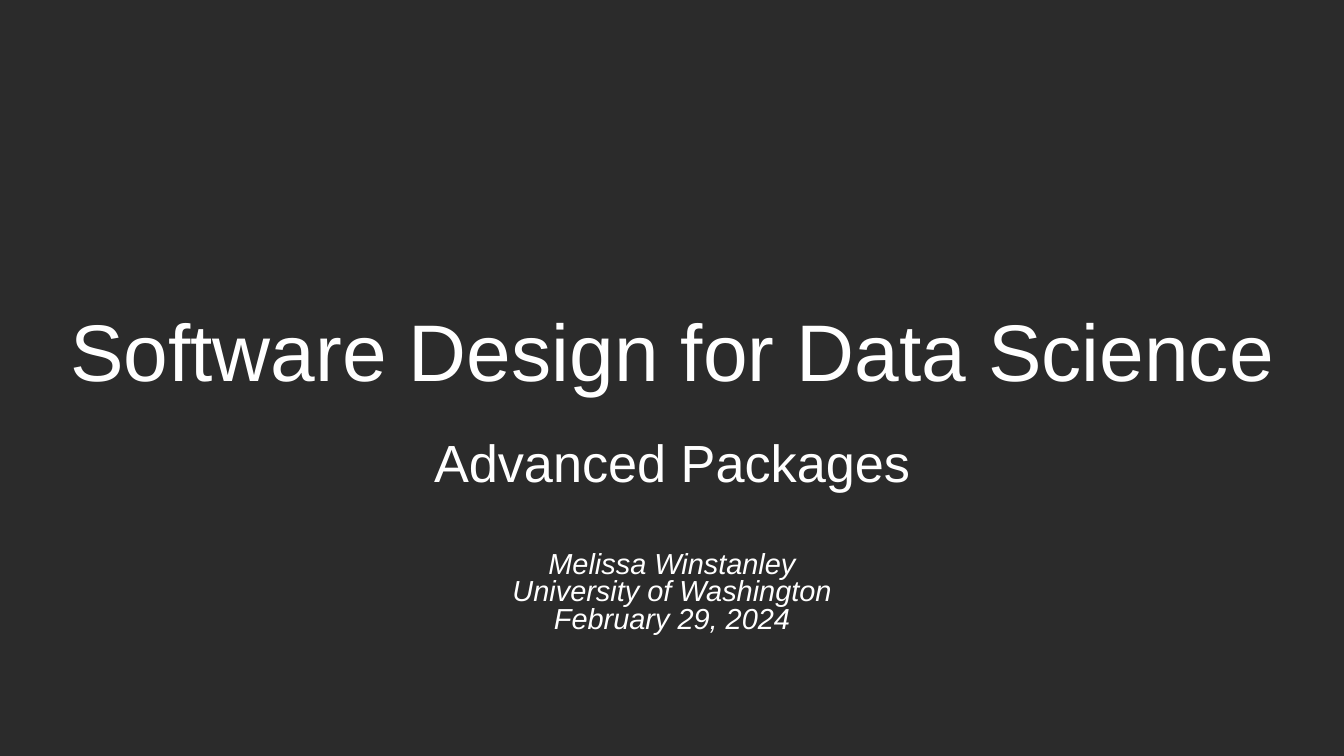
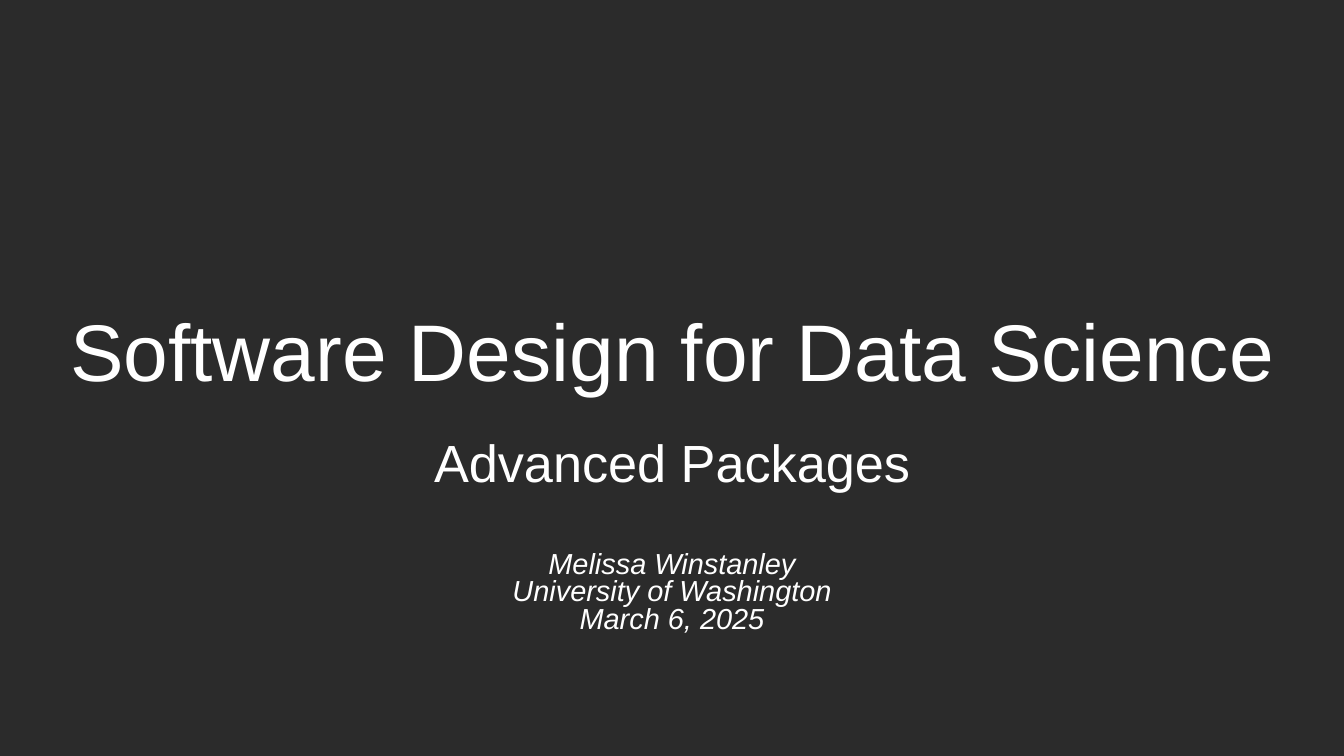
Before and after one commit to UWDATA515/lecture-materials, a slide deck: slide 1 of 09/DATA515_09_Packages.pptx. Drawn at 1344x756 pixels with LibreOffice and Linux fonts; fonts in the diff are those of the drawing; background and template pictures are left out; a plain dark background stands for a picture behind light text. Boxes give left, top, right and bottom in pixels: in the first picture for what was removed or moved away, otherwise in the second. Text is boxed around its words. In the diff, an @@ line names an element or a change of style, - is before the commit and + after.

```diff
--- a/09/DATA515_09_Packages.pptx
+++ b/09/DATA515_09_Packages.pptx
@@ subtitle at <box>580,608,764,633</box>: text changed @@
-February 29, 2024
+March 6, 2025
```
Also in this commit, not shown: 4 other slides changed, 2 slides added, 10 other files.
